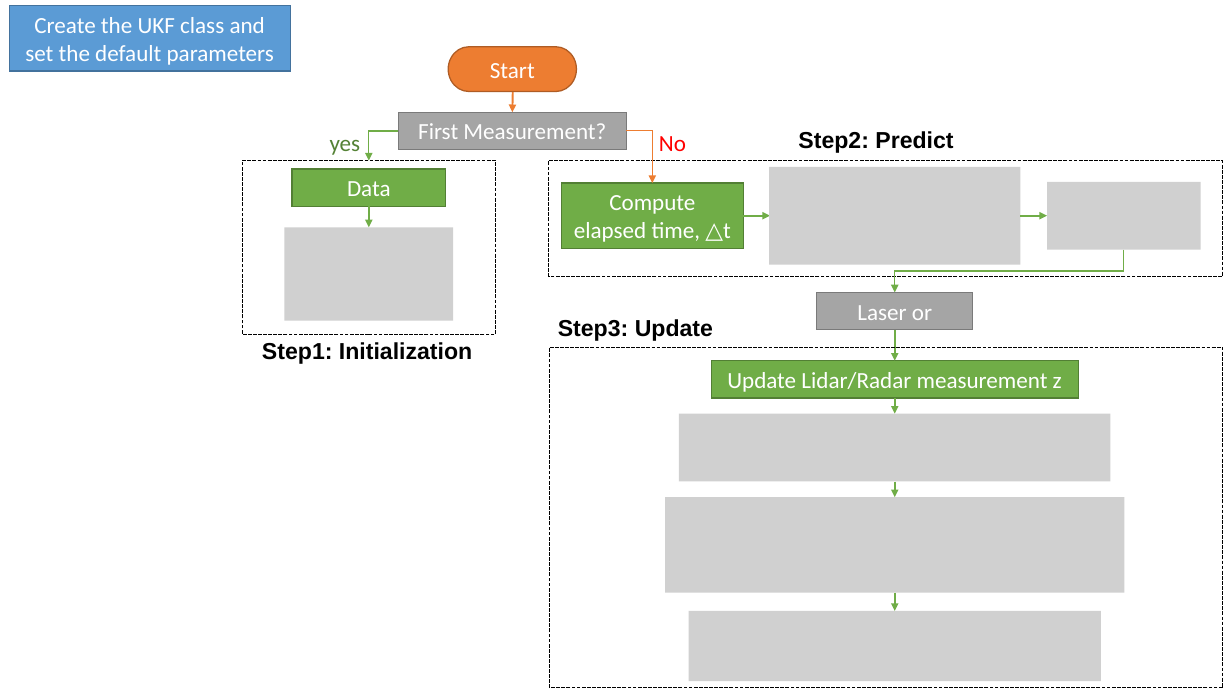
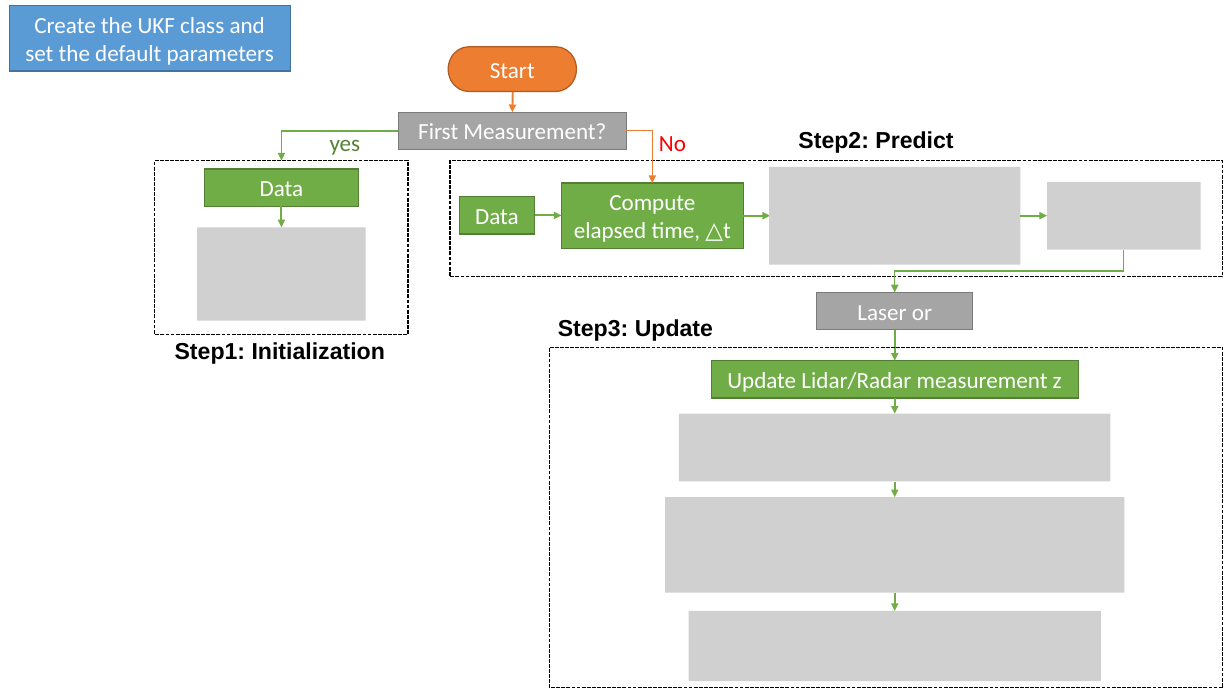
Before and after one commit to aanrran/SFND_Unscented_Kalman_Filter, a slide deck: slide 1 of reference/process diagram.pptx. Drawn at 1232x693 pixels with LibreOffice and Linux fonts; fonts in the diff are those of the drawing; grey boxes stand for pictures. Boxes give left, top, right and bottom in pixels: in the first picture for what was removed or moved away, otherwise in the second. Text is boxed around its words. In the diff, an @@ line names an element or a change of style, - is before the commit and + after.

Commit message:
updated the flow chart

```diff
--- a/reference/process diagram.pptx
+++ b/reference/process diagram.pptx
@@ elbow arrow moved from (398, 131) - (369, 161) to (398, 131) - (282, 161) @@
@@ 2 rectangles, 1 arrow: place and size @@
-2 rectangles, 1 arrow at (242,161,495,335)
+2 rectangles, 1 arrow at (155,161,409,335)
@@ rectangle: place and size @@
-rectangle at (549,161,1223,277)
+rectangle at (450,161,1223,277)
@@ rectangle added at (459,197,535,234), fill #70AD47, outline #538035 1 pt, 18 pt, text #FFFFFF @@
+Data
@@ picture: place and size @@
-picture at (285,227,454,321)
+picture at (197,227,366,321)
@@ arrow added from (535, 215) to (562, 215), #70AD47 1.5 pt @@
@@ text "Step1: Initialization": place and size @@
-text "Step1: Initialization" at (262,342,472,364)
+text "Step1: Initialization" at (175,342,385,364)
```
